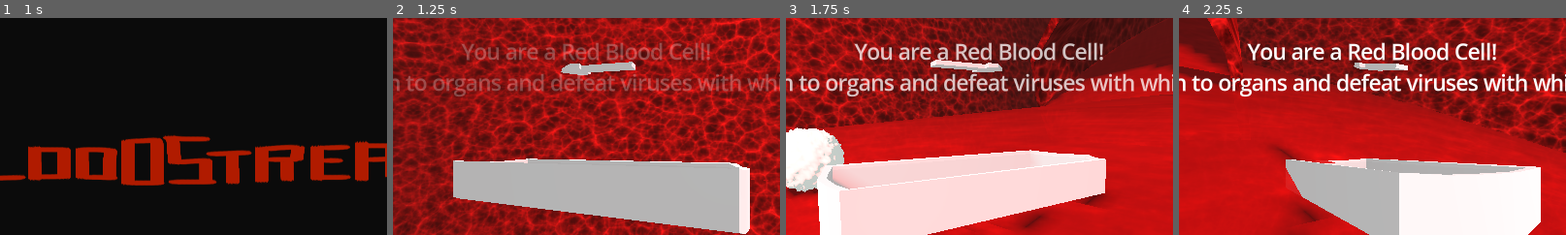
Above: before the commit, frames 1-4 (left to right).
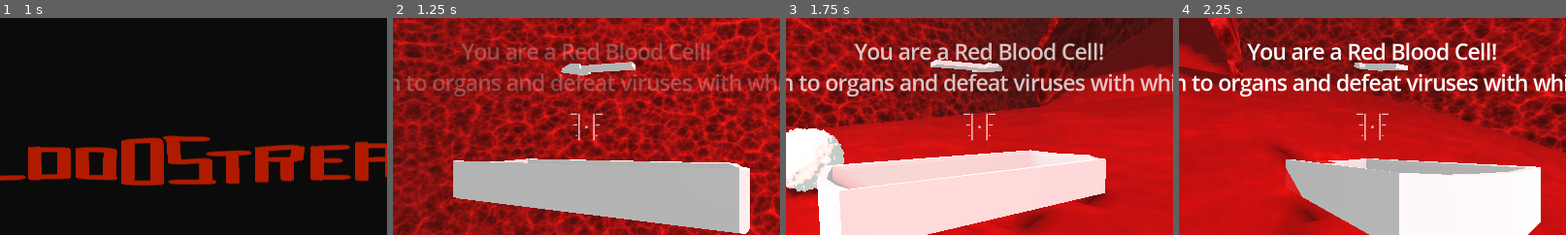
Above: after the commit, the same moments.

Repository: petegilb/bloodstream
Game: Godot game, scene res://levels/mainlevel.tscn
Same seed, same stepped clock (60 frames per second), same inputs: the game is played once before the commit and once after it. Sound files missing from this copy of the repository are replaced by a short silence.
Inputs (mouse positions are % of the whole screen's width and height, from its top left):
- Up to frame 1 (1 s): tap Enter at 0.5 s; move the mouse to (55, 50) at 0.52 s; hold W (move_forward) from 0.53 s (still down); hold Shift (boost) from 0.53 s (still down)
- Up to frame 2 (1.25 s): keep holding W (move_forward); keep holding Shift (boost)
- Up to frame 3 (1.75 s): keep holding W (move_forward); move the mouse to (45, 50) at 1.27 s; release Shift (boost) at 1.28 s; click (45, 50) at 1.35 s
- Up to frame 4 (2.25 s): keep holding W (move_forward); move the mouse to (52, 48) at 2.02 s; hold Shift (boost) from 2.03 s (still down)
The pictures show only the part of the screen within x 25-75%, y 19-69%; the shares and areas given below are measured in that part.

Frame 1 is identical in both runs. In frame 2, 0.2% of the frame differs, in the area x 45-55%, y 43-57%; in frame 3, 0.2%; in frame 4, 0.2%.

Commit message:
add crosshair

Diff:
--- a/core/gui/gui.tscn
+++ b/core/gui/gui.tscn
@@ -1,6 +1,7 @@
-[gd_scene load_steps=13 format=3 uid="uid://wda3sp1357m2"]
+[gd_scene load_steps=14 format=3 uid="uid://wda3sp1357m2"]
 
 [ext_resource type="Script" uid="uid://ddrycxh6kvrdg" path="res://core/gui/gui.gd" id="1_0diof"]
+[ext_resource type="Texture2D" uid="uid://l6qm2byxd8d3" path="res://core/gui/crosshair169.png" id="2_5q4mm"]
 [ext_resource type="StyleBox" uid="uid://bn16754tdksls" path="res://core/gui/style/panel_style.tres" id="2_sp6a4"]
 [ext_resource type="Texture2D" uid="uid://dnuyd4duo2c4q" path="res://core/gui/bloodstream_logo.png" id="3_cx4gr"]
 
@@ -76,6 +77,22 @@
 grow_vertical = 2
 script = ExtResource("1_0diof")
 
+[node name="Crosshair" type="TextureRect" parent="."]
+modulate = Color(1, 1, 1, 0.717647)
+layout_mode = 1
+anchors_preset = 8
+anchor_left = 0.5
+anchor_top = 0.5
+anchor_right = 0.5
+anchor_bottom = 0.5
+offset_left = -32.0
+offset_top = -71.0
+offset_right = 32.0
+offset_bottom = -7.0
+grow_horizontal = 2
+grow_vertical = 2
+texture = ExtResource("2_5q4mm")
+
 [node name="MarginContainer" type="MarginContainer" parent="."]
 layout_mode = 1
 offset_right = 207.0
Binary file added: core/gui/crosshair169.png
Not shown, added: core/gui/crosshair169.png.import
Not shown, changed: README.md
